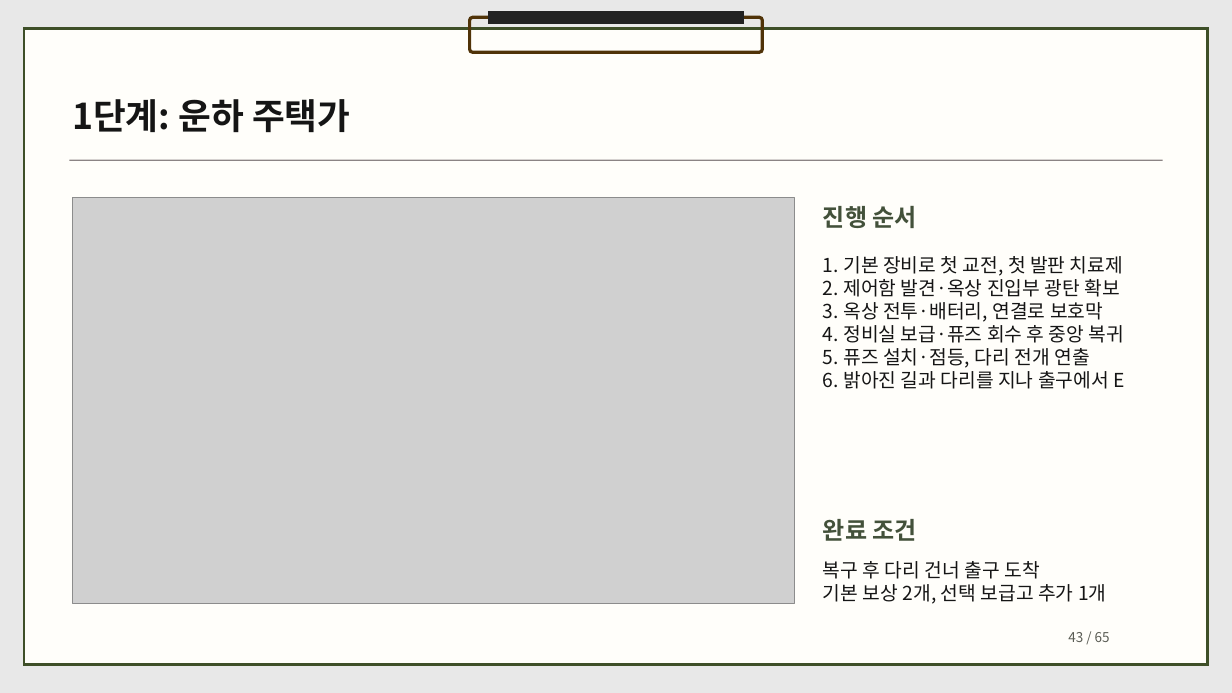
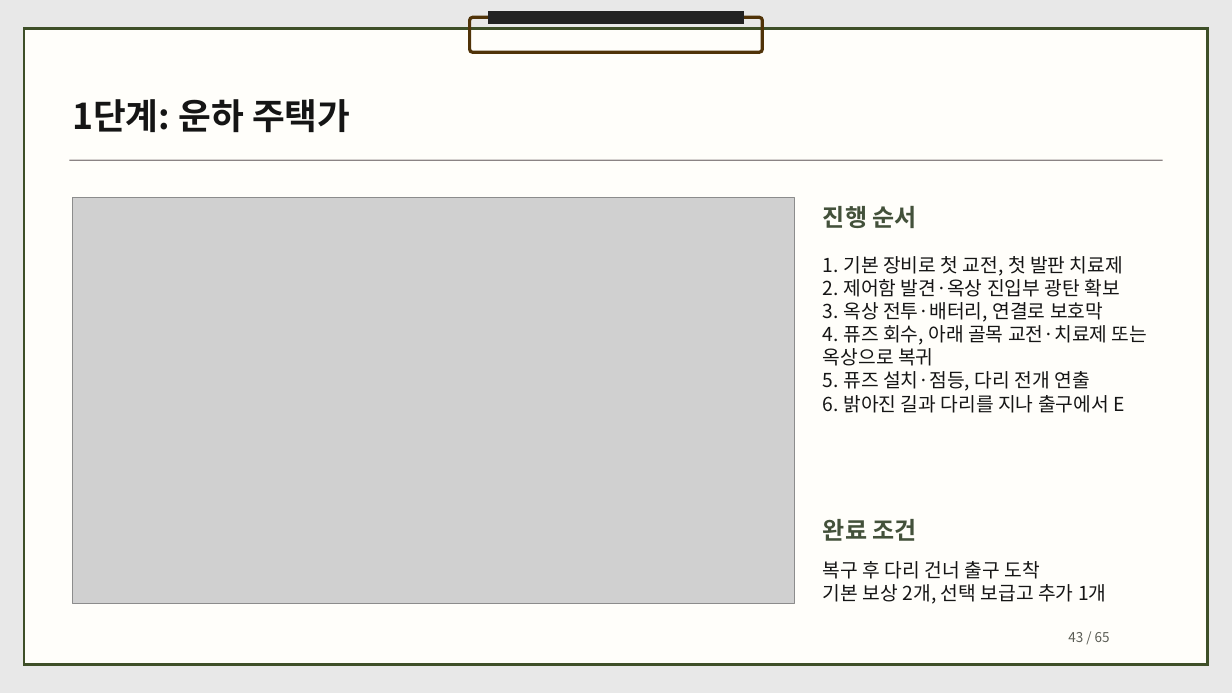
Before and after one commit to dbguswh/2Dgame_project, a slide deck: slide 43 of 2D게임프로그래밍 기획서.pptx. Drawn at 1232x693 pixels with LibreOffice and Linux fonts; fonts in the diff are those of the drawing; grey boxes stand for pictures. Boxes give left, top, right and bottom in pixels: in the first picture for what was removed or moved away, otherwise in the second. Text is boxed around its words. In the diff, an @@ line names an element or a change of style, - is before the commit and + after.

```diff
--- a/2D게임프로그래밍 기획서.pptx
+++ b/2D게임프로그래밍 기획서.pptx
@@ text at [823, 321, 1147, 366]: text changed @@
-4. 정비실 보급·퓨즈 회수 후 중앙 복귀
+4. 퓨즈 회수, 아래 골목 교전·치료제 또는 옥상으로 복귀
```
Also in this commit, not shown: 7 other slides changed, 1 other file.
